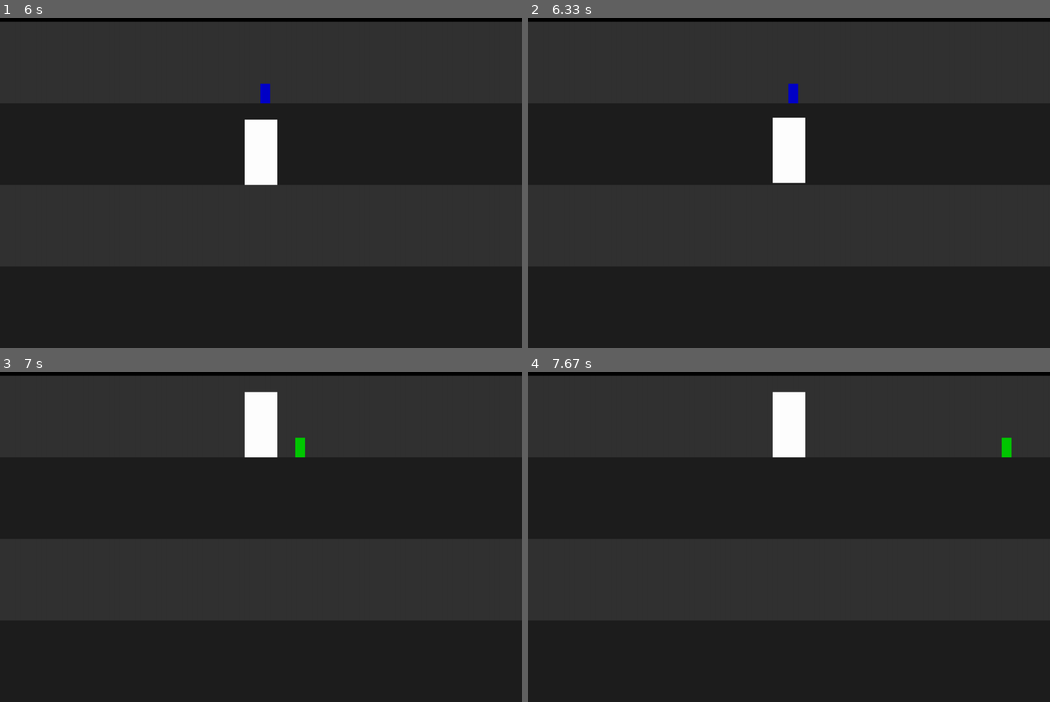
Above: before the commit, frames 1-4 (two rows, left to right).
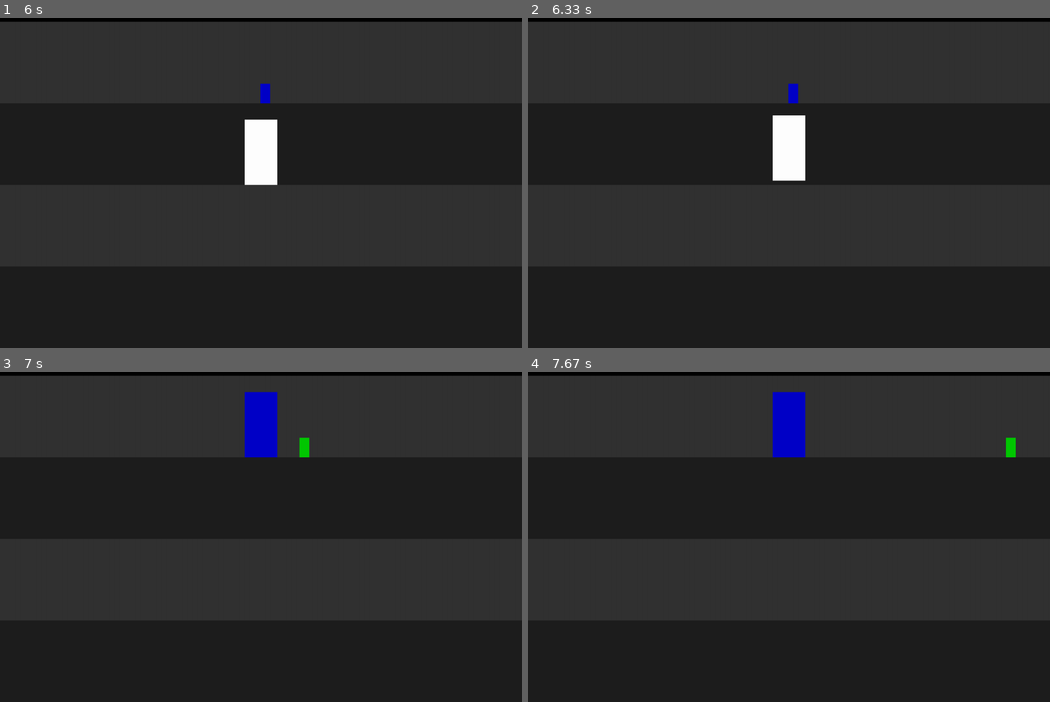
Above: after the commit, the same moments.

Repository: niklasdhein/EiP-Praktium-Aufzugssimulation
Game: pygame game, started from simulation.py
Two runs of this game, one before a commit and one after it. Both use one fixed random seed, a clock stepped at 60 frames per second and the inputs below.
Inputs:
- Up to frame 1 (6 s): no input
- Up to frame 2 (6.33 s): no input
- Up to frame 3 (7 s): no input
- Up to frame 4 (7.67 s): no input

Frame 1 is identical in both runs. In frame 2, 0.1% of the frame differs, in the area x 46-54%, y 29-51%; in frame 3, 1.4%, in the area x 46-60%, y 5-27%; in frame 4, 1.4%.

Commit message:
erster versuch den bug zu fixen, klappt nur semi

Diff:
--- a/elevator.py
+++ b/elevator.py
@@ -24,6 +24,7 @@
 
         self.waittime = 7.5         # seconds of doors opened
         self.time_elapsed = 0
+        self.handled_exit_from_target = False
 
         self.graphics = None        # stores the pygame object like rect, sprite, ..
 
@@ -66,6 +67,26 @@
                     passengers_that_remain.append(passenger)
             self.passengers = passengers_that_remain    # update the passengers
 
+        # 1. sets current level to the reached target
+        self.current_level = self.target_level
+
+        # 2. when the elevator arrives at a level, remove
+        # the call from the level for the elevator
+        remove_calls_from_level()
+
+        # 3. if an elevator arrives at a level with a call, but the elevator was not
+        # called by this level and holds because he drops people of,
+        # then take them in and remove
+        smart_remove_controller_call()
+
+        # 4. drop off all people who want to exit on that level
+        # and also update the list of people still in the elevator
+        handle_people_exit()
+
+        # 5. removes old elevator target
+        self.remove_target()
+
+    def handle_exit_from_target(self) -> None:
         def handle_overweight() -> None:
             while self.get_load() > self.capacity:
                 self.passengers[-1].leave_elevator(self.passengers[-1].graphics.x, self.target_level)
@@ -76,30 +97,11 @@
                 if passenger.target_level not in self.queue:
                     self.add_to_queue(passenger.target_level)
 
-        # 1. sets current level to the reached target
-        self.current_level = self.target_level
-
-        # 2. when the elevator arrives at a level, remove
-        # the call from the level for the elevator
-        remove_calls_from_level()
-
-        # 3. if an elevator arrives at a level with a call, but the elevator was not
-        # called by this level and holds because he drops people of,
-        # then take them in and remove
-        smart_remove_controller_call()
-
-        # 4. drop off all people who want to exit on that level
-        # and also update the list of people still in the elevator
-        handle_people_exit()
-
-        # 5. check for overweight.
+        # 1. check for overweight.
         # when overweight, kick as many people as needed
         handle_overweight()
 
-        # 6. removes old elevator target
-        self.remove_target()
-
-        # 7. when in algorithm mode respect passenger targets
+        # 2. when in algorithm mode respect passenger targets
         # when in random mode just append a new random target to queue
         if self.mode == "algorithm":
             handle_passenger_targets()
@@ -118,9 +120,22 @@
             or self.direction == 0 and self.graphics.y == self.target_y
 
     def update(self, dt: float, speed_multiplier: float) -> None:
-        # only move if an elevator has waited long enough
+        # only move if elevator has waited long enough
         if self.time_elapsed >= self.waittime:
+            if not self.handled_exit_from_target:
+                self.handle_exit_from_target()
+                self.handled_exit_from_target = True
+                print(f"handled elevator exit\npassenger-count: {len(self.passengers)}\nnext target: {self.target_level}")
+
             self.move(dt=dt, speed_multiplier=speed_multiplier)
+
+            # handle when elevator is at target
+            if self.has_arrived_at_target():
+                self.graphics.y = self.target_y
+                self.handle_arrival_at_target()
+                self.time_elapsed = 0
+                self.handled_exit_from_target = False
+                print(f"handled elevator enter\npassenger-count: {len(self.passengers)}")
 
         # while waiting with doors opened, check for new passangers
         # to enter
@@ -132,16 +147,9 @@
                     not passenger.states["annoyed"]:
                     passenger.enter_elevator()
                     self.passengers.append(passenger)
-
-        # procedure called the moment an elevator arrives
-        if self.has_arrived_at_target():
-            self.graphics.y = self.target_y
-            self.handle_arrival_at_target()
-            self.time_elapsed = 0
-
-        # if not at target yet, increase time_elapsed count
-        else:
-            self.time_elapsed += dt * speed_multiplier
+                    print("passenger entered")
+
+        self.time_elapsed += dt * speed_multiplier
 
         # pick a target on your own if algorithm mode is disabled
         # when algorithm mode is enabled targets will get sent by the controller
